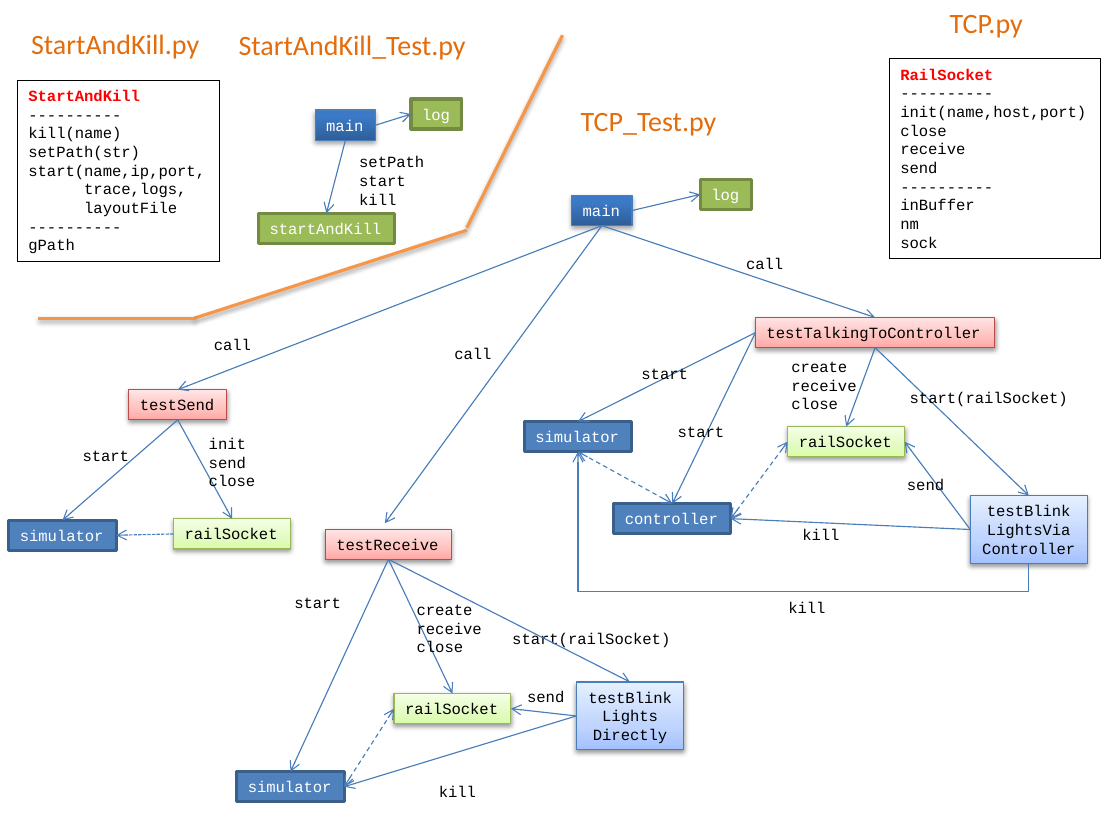
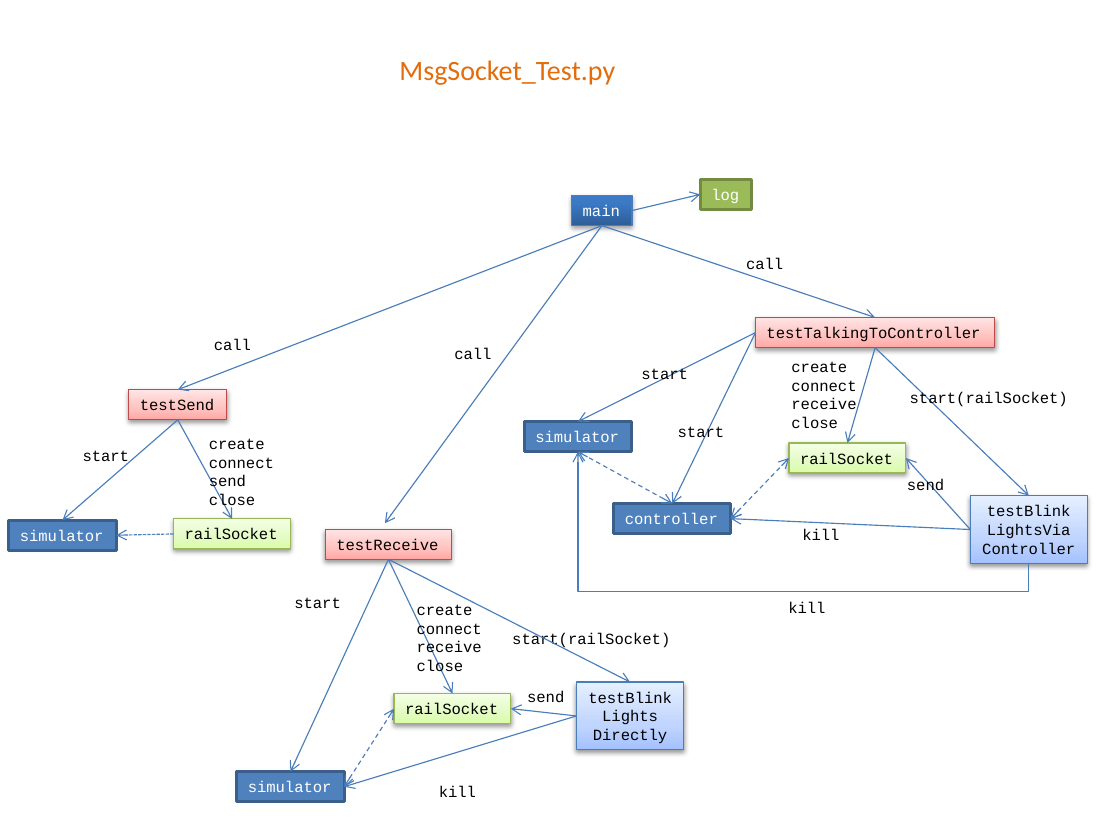
Before and after one commit to mlozborne/motin, a slide deck: slide 7 of Scripting/ScriptingDocumenation/DesignDiagrams.pptx (slide 4 before the commit). Drawn at 1120x840 pixels with LibreOffice and Linux fonts; fonts in the diff are those of the drawing. Boxes give left, top, right and bottom in pixels: in the first picture for what was removed or moved away, otherwise in the second. Text is boxed around its words. In the diff, an @@ line names an element or a change of style, - is before the commit and + after.

```diff
--- a/Scripting/ScriptingDocumenation/DesignDiagrams.pptx
+++ b/Scripting/ScriptingDocumenation/DesignDiagrams.pptx
@@ text removed at [950, 15, 1023, 38] @@
-TCP.py
@@ text removed at [31, 34, 199, 59] @@
-StartAndKill.py
@@ text removed at [239, 35, 466, 60] @@
-StartAndKill_Test.py
@@ line removed from (562, 35) to (467, 227) @@
@@ rectangle removed at [889, 59, 1100, 259] @@
-RailSocket
-----------
-init(name,host,port)
-close
-receive
-send
-----------
-inBuffer
-nm
-sock
@@ rectangle removed at [18, 81, 220, 262] @@
-StartAndKill
-----------
-kill(name)
-setPath(str)
-start(name,ip,port,
-trace,logs,
-layoutFile
-----------
-gPath
@@ text at [399, 60, 615, 85]: text changed @@
-TCP_Test.py
+MsgSocket_Test.py
@@ rectangle removed at [315, 110, 375, 140] @@
-main
@@ arrow removed from (375, 125) to (411, 114) @@
@@ rectangle removed at [411, 99, 461, 129] @@
-log
@@ arrow removed from (345, 140) to (326, 213) @@
@@ text removed at [359, 156, 424, 205] @@
-setPath
-start
-kill
@@ line removed from (467, 231) to (194, 318) @@
@@ rectangle removed at [259, 213, 394, 243] @@
-startAndKill
@@ line removed from (195, 318) to (38, 318) @@
@@ arrow moved from (875, 347) - (847, 427) to (875, 347) - (848, 444) @@
@@ text at [791, 380, 856, 391]: paragraph added @@
+connect
@@ text at [209, 438, 274, 468]: text changed @@
-init
+create
+connect
@@ rectangle "railSocket": place and size @@
-rectangle "railSocket" at [787, 427, 904, 457]
+rectangle "railSocket" at [788, 444, 905, 474]
@@ double arrow moved from (730, 519) - (787, 441) to (730, 519) - (788, 458) @@
@@ arrow moved from (970, 530) - (905, 441) to (970, 530) - (906, 458) @@
@@ text at [417, 622, 482, 639]: paragraph added @@
+connect
```
Also in this commit, not shown: 1 other slide changed, 1 slide added, 14 other files.
